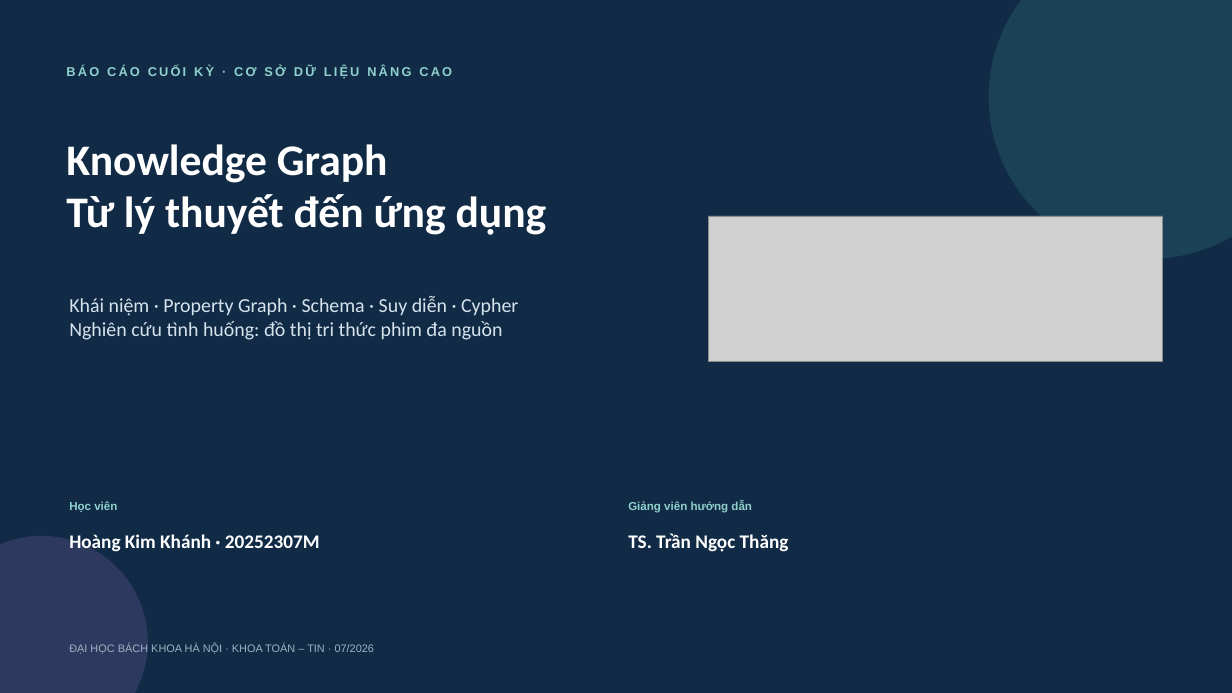
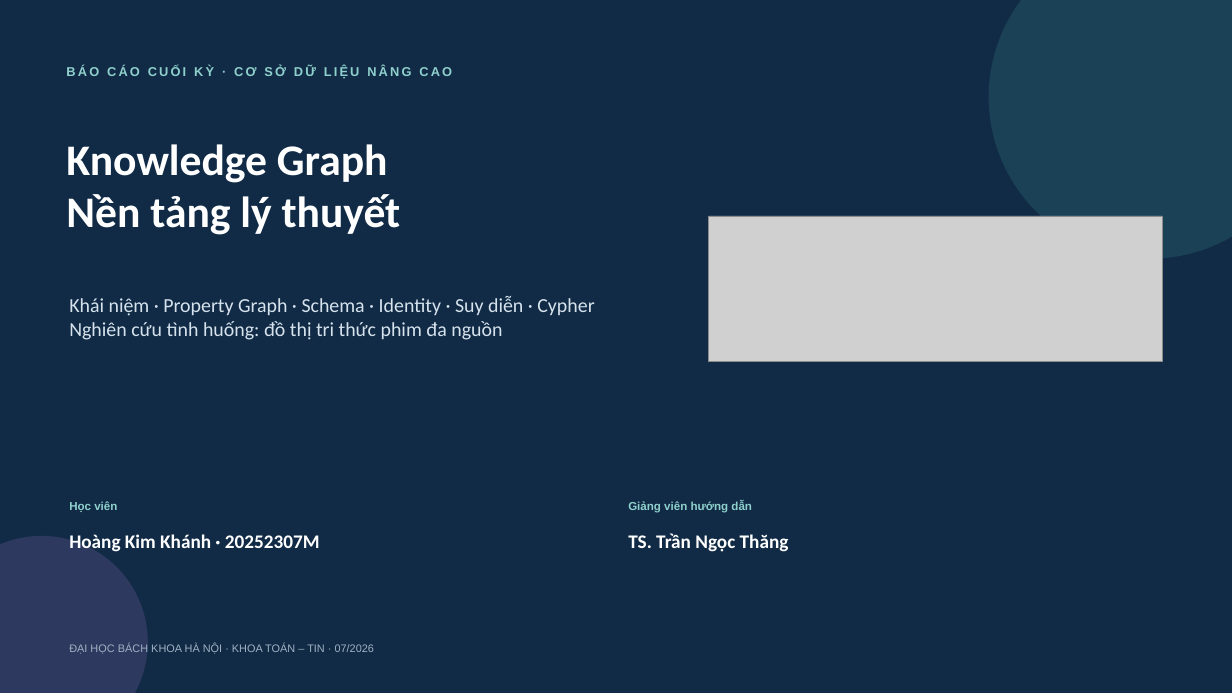
Before and after one commit to khanhhk/advanced_database, a slide deck: slide 1 of docs/deliverables/slide/movie_knowledge_graph_defense.pptx. Drawn at 1232x693 pixels with LibreOffice and Linux fonts; fonts in the diff are those of the drawing; grey boxes stand for pictures. Boxes give left, top, right and bottom in pixels: in the first picture for what was removed or moved away, otherwise in the second. Text is boxed around its words. In the diff, an @@ line names an element or a change of style, - is before the commit and + after.

```diff
--- a/docs/deliverables/slide/movie_knowledge_graph_defense.pptx
+++ b/docs/deliverables/slide/movie_knowledge_graph_defense.pptx
@@ text at <box>66,194,401,235</box>: text changed @@
-Từ lý thuyết đến ứng dụng
+Nền tảng lý thuyết
@@ text at <box>69,296,594,316</box>: text changed @@
-Khái niệm · Property Graph · Schema · Suy diễn · Cypher
+Khái niệm · Property Graph · Schema · Identity · Suy diễn · Cypher
```
Also in this commit, not shown: 2 other slides changed, 9 slides added, 3 slides removed, 6 other files.
